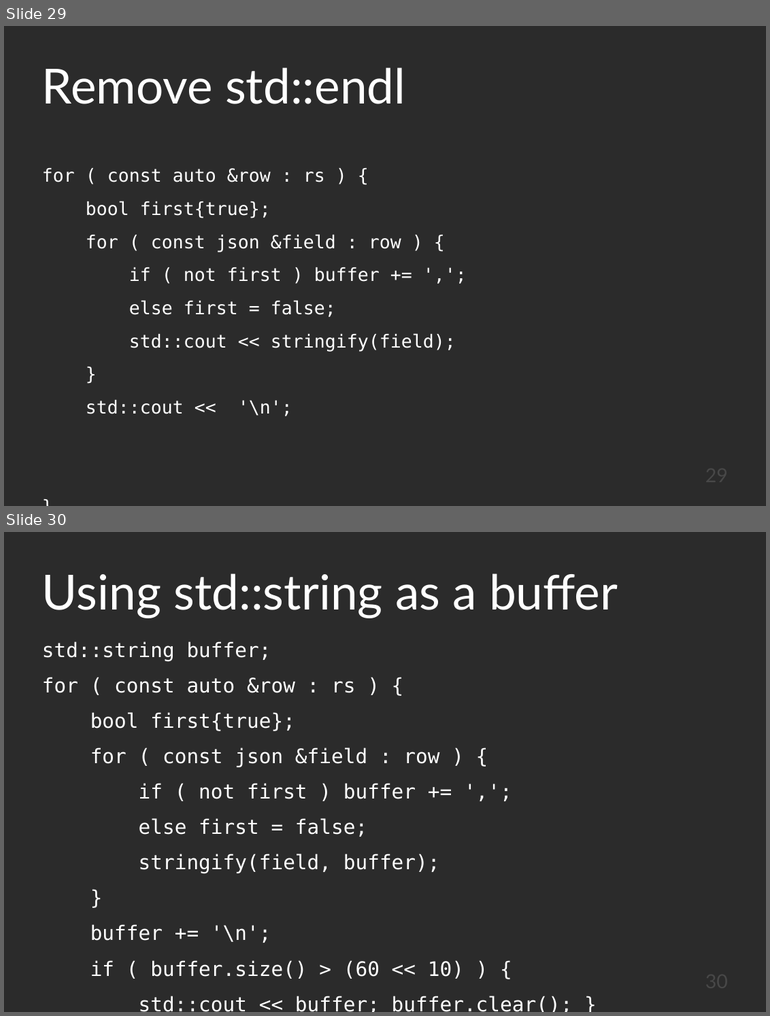
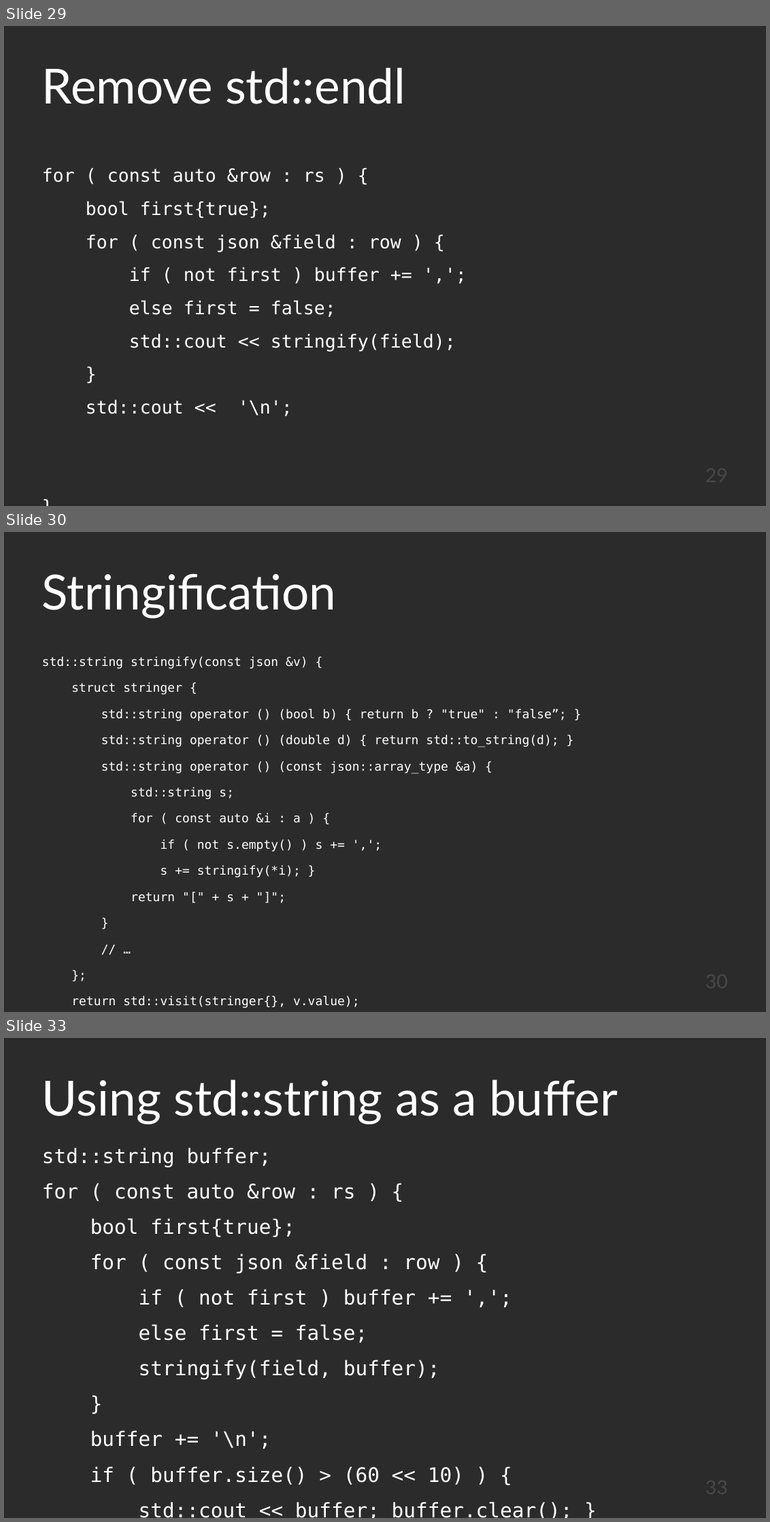
Before and after one commit to KayEss/cpp-designing4performance, a slide deck: slides/Designing APIs For Performance.odp. Shown one above the other, each under a label of ours: slides 29 and 30 before the commit, slides 29, 30 and 33 after it; the slides between them are not shown. The pictures are 770x1016 and 770x1522 pixels, drawn with LibreOffice and Linux fonts; fonts in the diff are those of the drawing; background and template pictures are left out; a plain dark background stands for a picture behind light text. Boxes give left, top, right and bottom in pixels: in the first picture for what was removed or moved away, otherwise in the second. Text is boxed around its words. In the diff, an @@ line names an element or a change of style, - is before the commit and + after.

Commit message:
Show more of the stringify implementation.

```diff
--- a/slides/Designing APIs For Performance.odp
+++ b/slides/Designing APIs For Performance.odp
@@ slide 30 added at (4, 532, 766, 1012), background picture (left out) @@
@@ title added at (42, 573, 337, 618), 60 pt, text #FFFFFF @@
+Stringification
@@ text added at (42, 656, 566, 1008), 15.2 pt, text #FFFFFF @@
+std::string stringify(const json &v) {
+struct stringer {
+std::string operator () (bool b) { return b ? "true" : "false”; }
+std::string operator () (double d) { return std::to_string(d); }
+std::string operator () (const json::array_type &a) {
+std::string s;
+for ( const auto &i : a ) {
+if ( not s.empty() ) s += ',';
+s += stringify(*i); }
+return "[" + s + "]";
+}
+// …
+};
+return std::visit(stringer{}, v.value);
+}
@@ page number added at (550, 969, 728, 1002), 24 pt, text #484848 @@
+30
@@ what was slide 30 is now slide 33 @@
@@ page number at (550, 1475, 728, 1508): text changed @@
-30
+33
```
Also in this commit, not shown: 2 other slides added, 3 other files.
